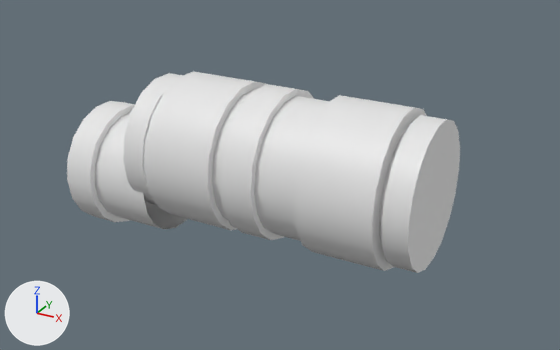
The FBX model Assets/Models/Tasks/SM_Generator.FBX: old version first, new version second.
Camera for both pictures: a 50 mm lens placed at (9.19, -14.28, 7.87), pointed at (1.26, 0.15, 0.66). Lighting does not change. The marker at lower left points along +X, +Y and +Z. Where no turn or scale is listed for an object, it has been applied to the vertices.

In view in the first picture: 'Generator'.
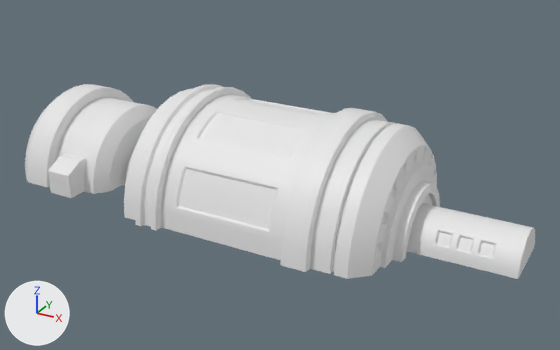
What differs and where, as boxes (x1, y1, x2, y2) in the pictures (560 x 350 px):
'Generator', reshaped (30% wider): before (67, 71, 460, 273); after (25, 84, 535, 279)
'GeneratorLight_3', added: after (480, 242, 495, 257)
'GeneratorLight_2', added: after (458, 237, 473, 252)
'GeneratorLight_1', added: after (437, 232, 452, 247)
part 1 of me_mesh, rebuilt (51% wider): before (123, 71, 460, 273); after (25, 84, 535, 279)
part 2 of me_mesh, deleted: before (67, 101, 187, 229)

Diff of the bpy script that builds the scene:
```diff
--- a/Assets/Models/Tasks/SM_Generator.FBX.py
+++ b/Assets/Models/Tasks/SM_Generator.FBX.py
@@ me_mesh @@
 # used by ob_generator; location = (0.0, 0.0, 0.0)
-me_mesh.from_pydata(...)  # 415 vertices, 806 faces; spans x -3.77..5.01, y -1.75..1.75, z -1.41..2.75
+me_mesh.from_pydata(...)  # 3333 vertices, 3268 faces; spans x -5.02..6.98, y -2.47..2.47, z 0.0..2.47
+# me_mesh part 1: the loose piece of 342 vertices spanning x -1.86..5.01, y -1.75..1.75, z -0.71..2.75 is rebuilt with 3333 vertices and now spans x -5.02..6.98, y -2.47..2.47, z 0.0..2.47
+# me_mesh part 2: the loose piece of 73 vertices spanning x -3.77..-1.55, y -1.54..1.54, z -1.41..1.62 is deleted
@@ me_mesh_003 @@
+me_mesh_003.from_pydata([(6.138, -0.434, 0.498), (6.138, -0.492, 0.44), (6.138, -0.582, 0.312), (6.138, -0.616, 0.238), (6.448, -0.616, 0.238), (6.448, -0.582, 0.312), (6.448, -0.492, 0.44), (6.448, -0.434, 0.498)], [], [(1, 6, 7, 0), (2, 5, 6, 1), (3, 4, 5, 2)])
@@ me_mesh_001 @@
+me_mesh_001.from_pydata([(5.577, -0.491, 0.442), (5.577, -0.431, 0.502), (5.258, -0.431, 0.502), (5.258, -0.491, 0.442), (5.258, -0.584, 0.31), (5.258, -0.619, 0.234), (5.577, -0.619, 0.234), (5.577, -0.584, 0.31)], [], [(1, 2, 3, 0), (0, 3, 4, 7), (7, 4, 5, 6)])
@@ me_mesh_002 @@
+me_mesh_002.from_pydata([(5.694, -0.431, 0.503), (5.694, -0.49, 0.443), (5.694, -0.584, 0.309), (5.694, -0.62, 0.233), (6.016, -0.62, 0.233), (6.016, -0.584, 0.309), (6.016, -0.49, 0.443), (6.016, -0.431, 0.503)], [], [(1, 6, 7, 0), (2, 5, 6, 1), (3, 4, 5, 2)])
@@ ob_generatorlight_3 @@
+ob_generatorlight_3 = bpy.data.objects.new('GeneratorLight_3', me_mesh_003)
+ob_generatorlight_3.location = (0.0, 0.0, 0.0)
@@ ob_generatorlight_1 @@
+ob_generatorlight_1 = bpy.data.objects.new('GeneratorLight_1', me_mesh_001)
+ob_generatorlight_1.location = (0.0, 0.0, 0.0)
@@ ob_generatorlight_2 @@
+ob_generatorlight_2 = bpy.data.objects.new('GeneratorLight_2', me_mesh_002)
+ob_generatorlight_2.location = (0.0, 0.0, 0.0)
```
